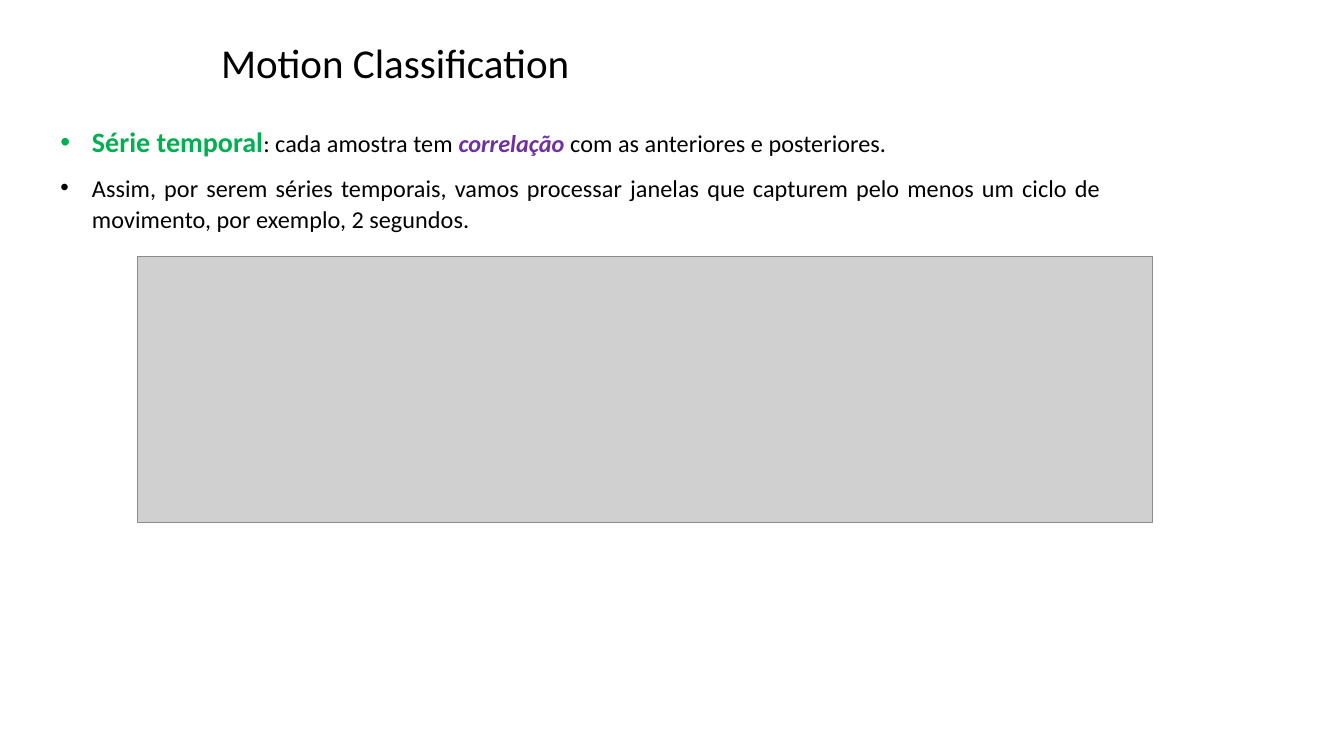
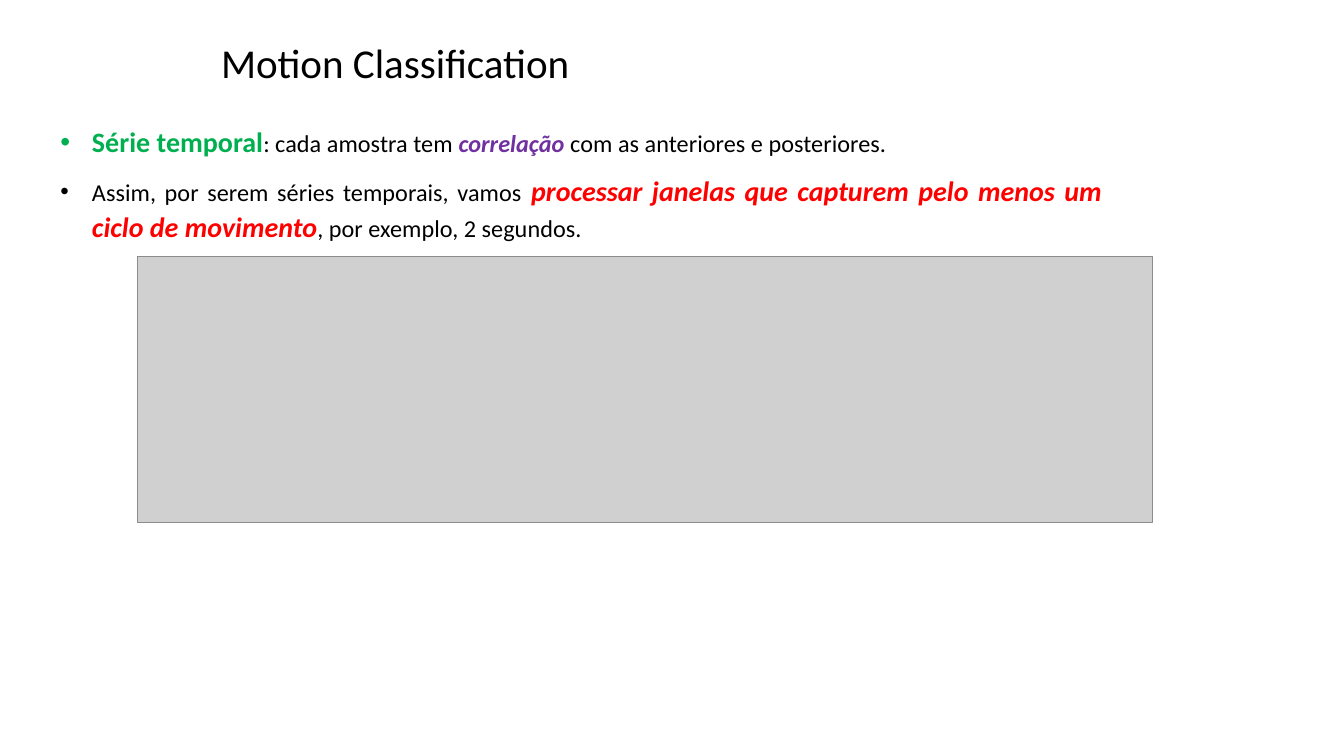
Before and after one commit to zz4fap/tp557-iot-ml, a slide deck: slide 12 of slides/TP557_15_classificação de movimentos.pptx. Drawn at 1344x756 pixels with LibreOffice and Linux fonts; fonts in the diff are those of the drawing; grey boxes stand for pictures; background and template pictures are left out. Boxes give left, top, right and bottom in pixels: in the first picture for what was removed or moved away, otherwise in the second. Text is boxed around its words. In the diff, an @@ line names an element or a change of style, - is before the commit and + after.

```diff
--- a/slides/TP557_15_classificação de movimentos.pptx
+++ b/slides/TP557_15_classificação de movimentos.pptx
@@ text at bbox=[92, 181, 1101, 241]: size 17.3 to 20 pt, text colour #000000 to #FF0000, bold on, italic on in "processar janelas que capturem pelo menos um ..." @@
```
Also in this commit, not shown: 5 other slides changed, 1 other file.
